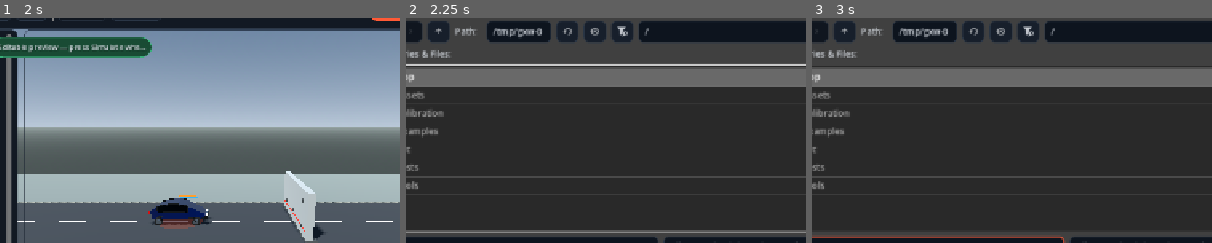
Above: before the commit, frames 1-3 (left to right).
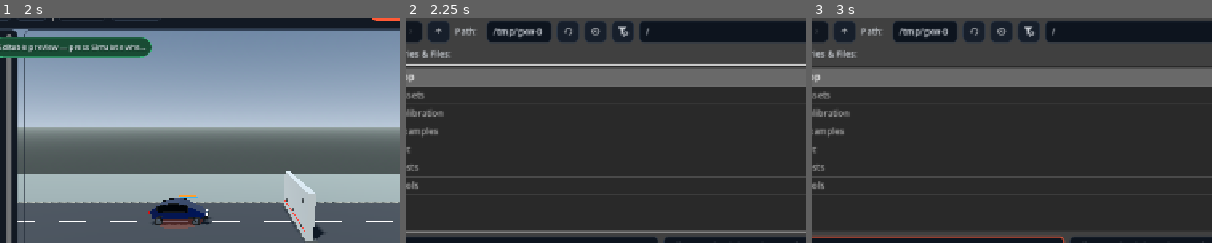
Above: after the commit, the same moments.

Repository: ArrowSK/crashvector
Game: Godot game, scene res://app/main.tscn
Same seed, same stepped clock (60 frames per second), same inputs: the game is played once before the commit and once after it.
Inputs (mouse positions are % of the whole screen's width and height, from its top left):
- Up to frame 1 (2 s): click "New" at 0.5 s; click "New" at 1.25 s
- Up to frame 2 (2.25 s): click "Open" at 2 s
- Up to frame 3 (3 s): click (36, 59) at 2.77 s; type "12" at 2.85 s
The pictures show only the part of the screen within x 20-70%, y 8-58%; the shares and areas given below are measured in that part.

Frame 1 is identical in both runs. In frame 2, 0.1% of the frame differs, in the area x 39-61%, y 3-9%; in frame 3, 0.1%.

Commit message:
M11: damp pair contact through compression and release

Diff:
--- a/src/simulation/vehicle_pair_contact.gd
+++ b/src/simulation/vehicle_pair_contact.gd
@@ -89,27 +89,31 @@
 		return
 	var effective_mass := 1.0 / inverse_mass_sum
 	var relative_velocity := a.velocity_ms - b.velocity_ms
-	var closing_speed := maxf(relative_velocity.dot(normal), 0.0)
+	var relative_normal_speed := relative_velocity.dot(normal)
 	var spring_force := normal_stiffness_n_m * penetration
 	var critical_damping := 2.0 * sqrt(maxf(normal_stiffness_n_m * effective_mass, 0.0))
 	var damping_coefficient := critical_damping * clampf(damping_ratio, 0.0, 1.0)
-	var damping_force := damping_coefficient * closing_speed
-	var requested_force := spring_force + damping_force
-	var normal_force := minf(requested_force, maximum_force_per_pair_n)
-	var force_scale := normal_force / maxf(requested_force, 0.000001)
+	# Positive relative normal speed is closing and adds damping. Negative speed
+	# is separation and reduces the spring release. The clamp prevents tensile
+	# contact after the surfaces are ready to separate.
+	var damping_force_signed := damping_coefficient * relative_normal_speed
+	var requested_force := spring_force + damping_force_signed
+	var normal_force := clampf(requested_force, 0.0, maximum_force_per_pair_n)
+	var force_scale := 0.0
+	if requested_force > 0.000001:
+		force_scale = normal_force / requested_force
 	var applied_spring_force := spring_force * force_scale
-	var applied_damping_force := damping_force * force_scale
 
 	a.add_force(-normal * normal_force)
 	b.add_force(normal * normal_force)
 	current_contact_energy_j += 0.5 * applied_spring_force * penetration
-	accumulated_dissipation_j += applied_damping_force * closing_speed * delta_s
+	accumulated_dissipation_j += damping_coefficient * relative_normal_speed * relative_normal_speed * force_scale * delta_s
 	active_contacts += 1
 	contact_events += 1
 	if first_contact_time_s < 0.0:
 		first_contact_time_s = elapsed_s
 
-	var tangent_velocity := relative_velocity - normal * relative_velocity.dot(normal)
+	var tangent_velocity := relative_velocity - normal * relative_normal_speed
 	var tangent_speed := tangent_velocity.length()
 	if tangent_speed > 0.000001 and friction_coefficient > 0.0:
 		var tangent_direction := tangent_velocity / tangent_speed
